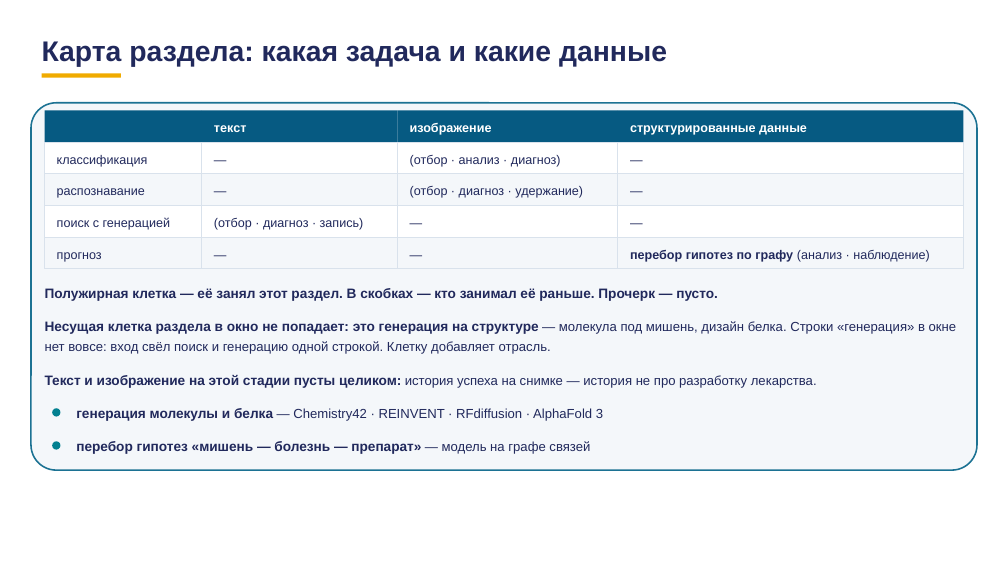
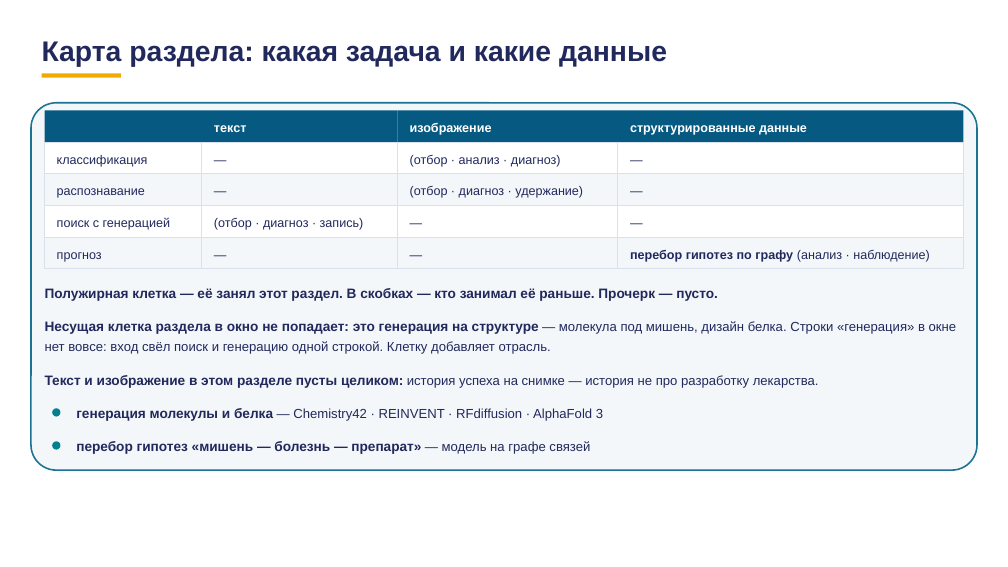
Before and after one commit to tellina-study/AI-usage-lessons, a slide deck: slide 90 of library/lectures/lec-07/rework/deck/lec-07-karkas.pptx. Drawn at 1008x567 pixels with LibreOffice and Linux fonts; fonts in the diff are those of the drawing. Boxes give left, top, right and bottom in pixels: in the first picture for what was removed or moved away, otherwise in the second. Text is boxed around its words. In the diff, an @@ line names an element or a change of style, - is before the commit and + after.

```diff
--- a/library/lectures/lec-07/rework/deck/lec-07-karkas.pptx
+++ b/library/lectures/lec-07/rework/deck/lec-07-karkas.pptx
@@ text at (x1=45, y1=375, x2=819, y2=388): text changed @@
-Текст и изображение на этой стадии пусты целиком: история успеха на снимке — история не про разработку лекарства.
+Текст и изображение в этом разделе пусты целиком: история успеха на снимке — история не про разработку лекарства.
```
Also in this commit, not shown: 6 other slides changed, 2 other files.
